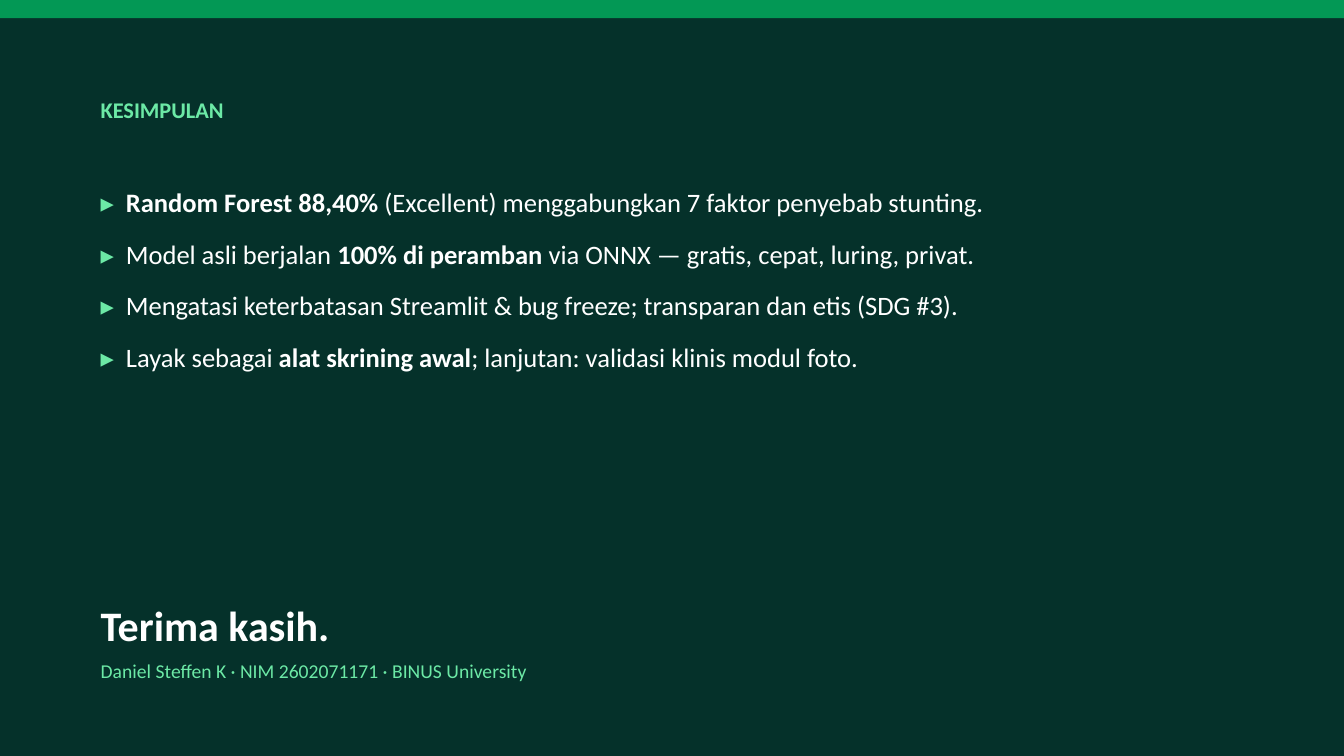
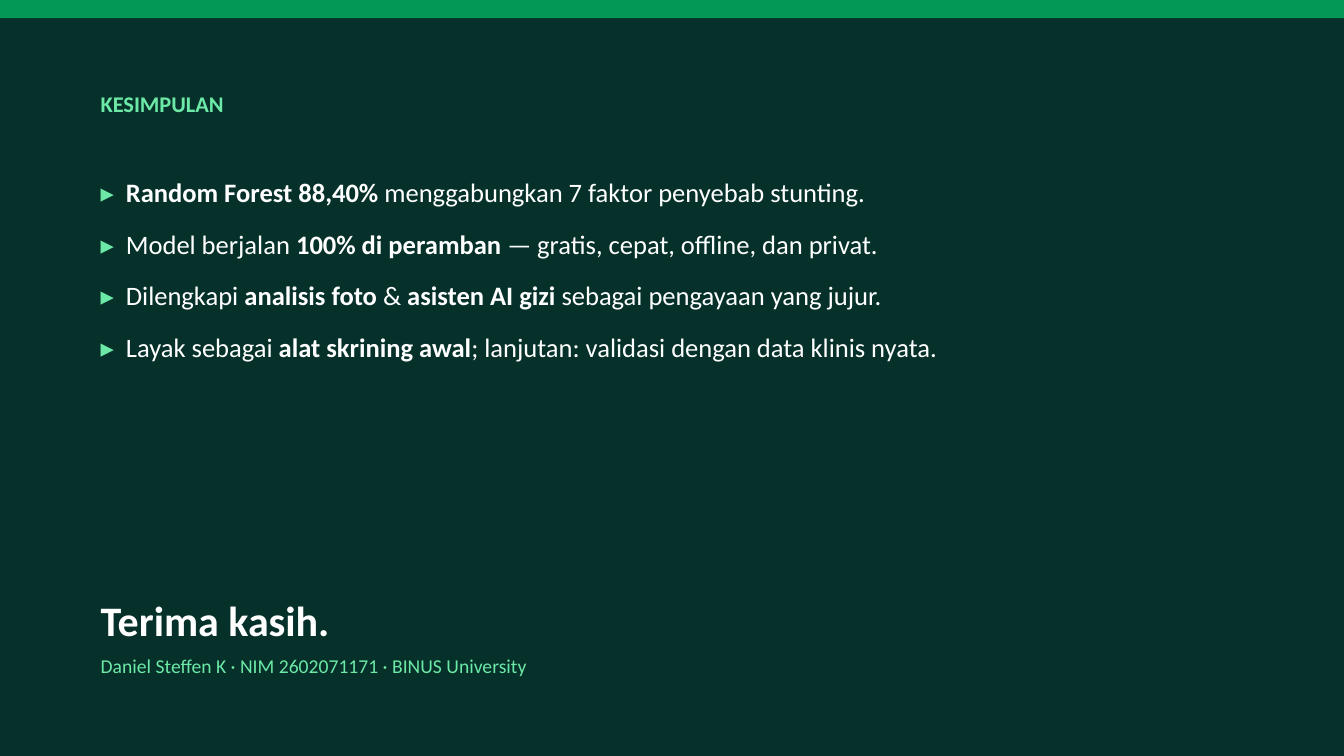
Before and after one commit to steffenkwik/machinelearning-ai, a slide deck: slide 14 of StuntCare_AI_Presentation.pptx. Drawn at 1344x756 pixels with LibreOffice and Linux fonts; fonts in the diff are those of the drawing. Boxes give left, top, right and bottom in pixels: in the first picture for what was removed or moved away, otherwise in the second. Text is boxed around its words. In the diff, an @@ line names an element or a change of style, - is before the commit and + after.

```diff
--- a/StuntCare_AI_Presentation.pptx
+++ b/StuntCare_AI_Presentation.pptx
@@ text "KESIMPULAN": place and size @@
-text "KESIMPULAN" at (101,103,224,118)
+text "KESIMPULAN" at (101,97,224,112)
@@ text at (126,183,936,362): text changed @@
-▸ Random Forest 88,40% (Excellent) menggabungkan 7 faktor penyebab stunting.
-▸ Model asli berjalan 100% di peramban via ONNX — gratis, cepat, luring, privat.
-▸ Mengatasi keterbatasan Streamlit & bug freeze; transparan dan etis (SDG #3).
-▸ Layak sebagai alat skrining awal; lanjutan: validasi klinis modul foto.
+▸ Random Forest 88,40% menggabungkan 7 faktor penyebab stunting.
+▸ Model berjalan 100% di peramban — gratis, cepat, offline, dan privat.
+▸ Dilengkapi analisis foto & asisten AI gizi sebagai pengayaan yang jujur.
+▸ Layak sebagai alat skrining awal; lanjutan: validasi dengan data klinis nyata.
@@ text "Terima kasih.": place and size @@
-text "Terima kasih." at (101,611,526,681)
+text "Terima kasih." at (101,606,526,676)
```
Also in this commit, not shown: 7 other slides changed, 6 slides added, 6 slides removed, 7 other files.
